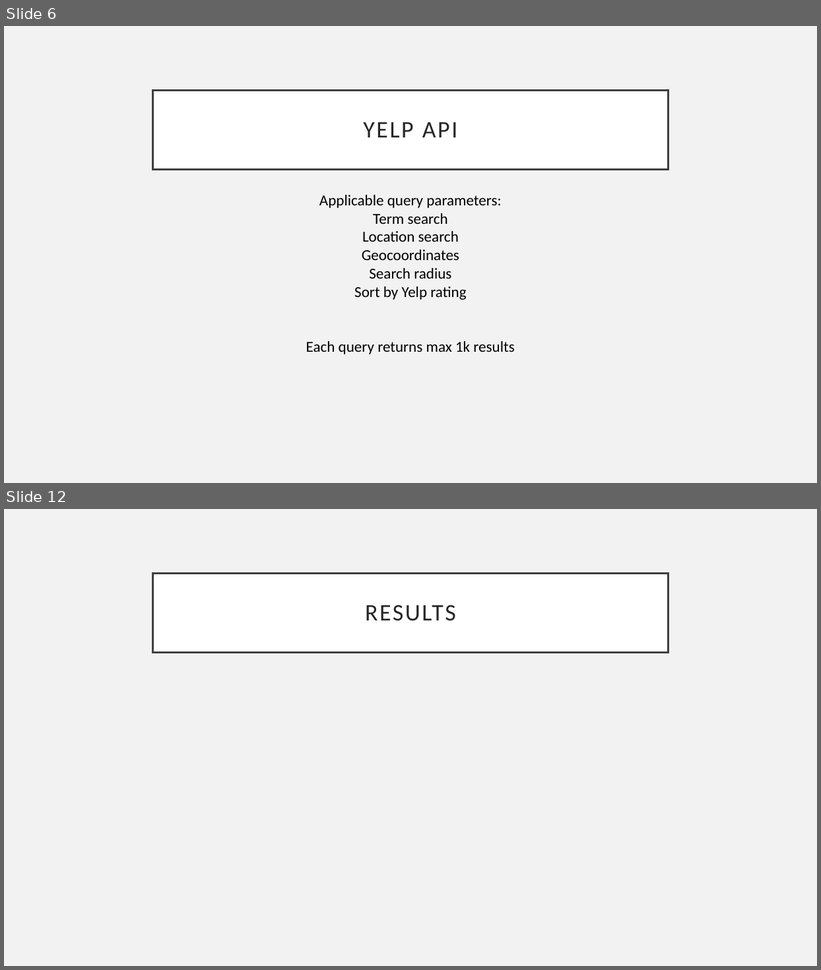
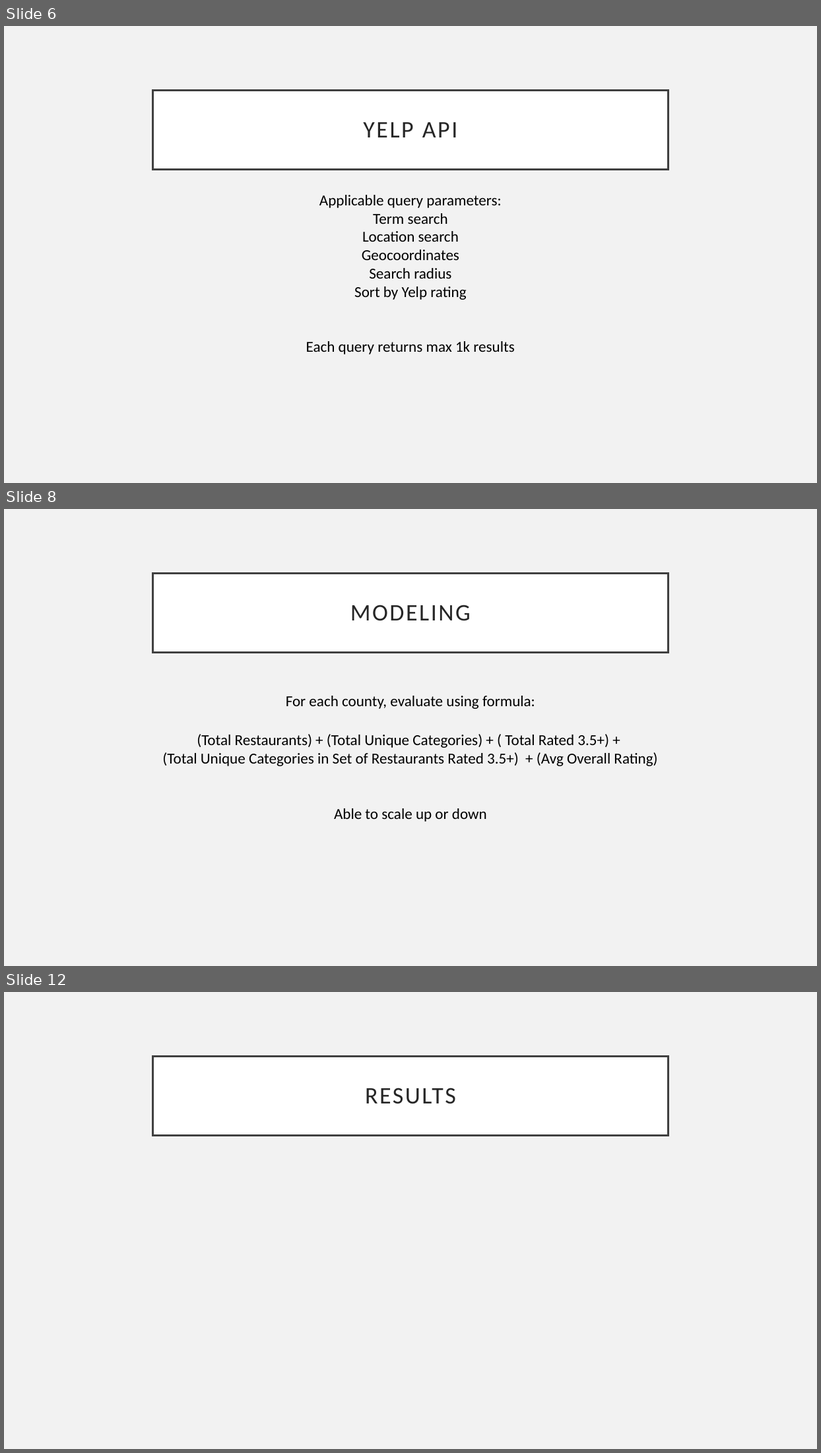
Before and after one commit to lquasem/Project-1, a slide deck: All food in the hood.pptx. Shown one above the other, each under a label of ours: slides 6 and 12 before the commit, slides 6, 8 and 12 after it; the slides between them are not shown. The pictures are 821x970 and 821x1453 pixels, drawn with LibreOffice and Linux fonts; fonts in the diff are those of the drawing. Boxes give left, top, right and bottom in pixels: in the first picture for what was removed or moved away, otherwise in the second. Text is boxed around its words. In the diff, an @@ line names an element or a change of style, - is before the commit and + after.

```diff
--- a/All food in the hood.pptx
+++ b/All food in the hood.pptx
@@ slide 8 added at (4,509,817,966), background #F2F2F2 @@
@@ title added at (153,573,668,652), fill #FFFFFF, outline #404040 2.5 pt, 28 pt, text #262626 @@
+MODELING
@@ text added at (286,696,535,709), 18 pt, text #000000 @@
+For each county, evaluate using formula:
@@ text added at (162,734,657,766), 18 pt, text #000000 @@
+(Total Restaurants) + (Total Unique Categories) + ( Total Rated 3.5+) +
+(Total Unique Categories in Set of Restaurants Rated 3.5+) + (Avg Overall Rating)
@@ text added at (334,809,487,822), 18 pt, text #000000 @@
+Able to scale up or down
```
Also in this commit, not shown: 7 slides changed, 1 slide removed.
